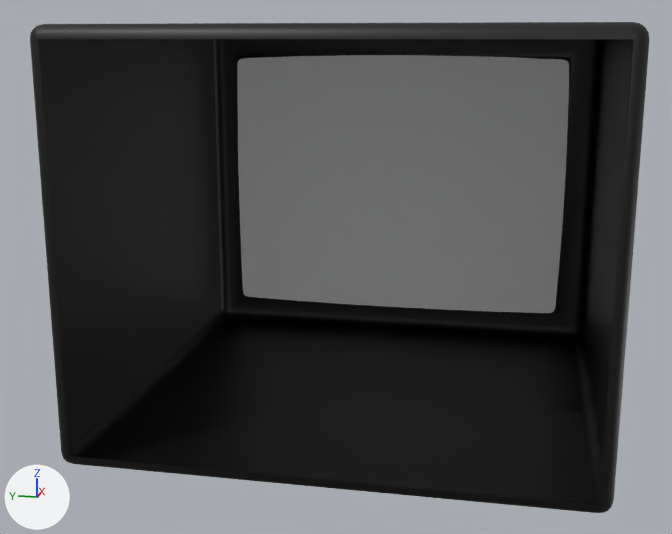
The Blender file Assets/Models/TV.blend, before and after one commit.
The view is the same before and after, from a 50 mm camera at (-3.93, -0.65, 0.75) aimed at (-0.08, 0.13, -0.21). Arrows for +X, +Y and +Z are at lower left; the lights stay in place.

Objects in the first picture: 'TV'.
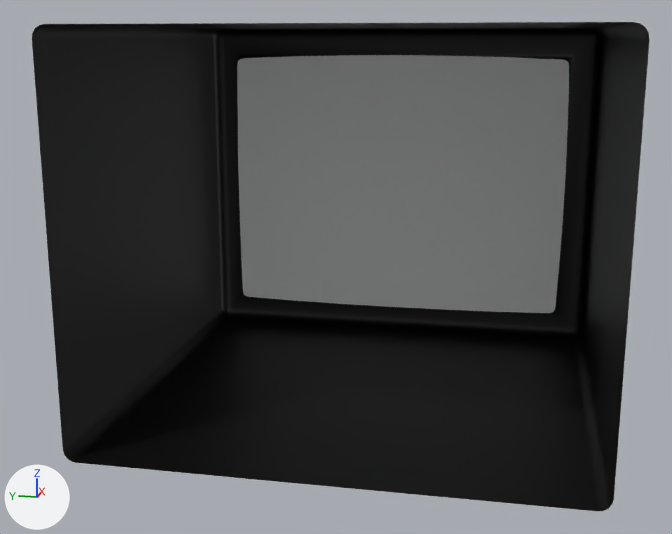
Pixel boxes [x1, y1, x2, y2] of what changed, in the pictures (672 x 534 px):
'TV', reshaped: before [30, 22, 650, 513]; after [32, 22, 650, 511]
part 1 of me_tv, deleted (black): before [30, 22, 650, 513]

The change in detail:
me_tv is used by ob_tv; location (0.0, 0.0, 0.0).
me_tv had 293 vertices, 272 faces and spanned x -1.0..1.0, y -1.0..1.0, z -0.8..0.8.
me_tv now has 237 vertices, 208 faces and spans x -0.95..1.0, y -1.0..1.0, z -0.8..0.8.
Part 1, on me_tv:
56 vertices are removed from x -1.0..-0.97, y -1.0..1.0, z -0.8..0.8.
64 faces are deleted.
